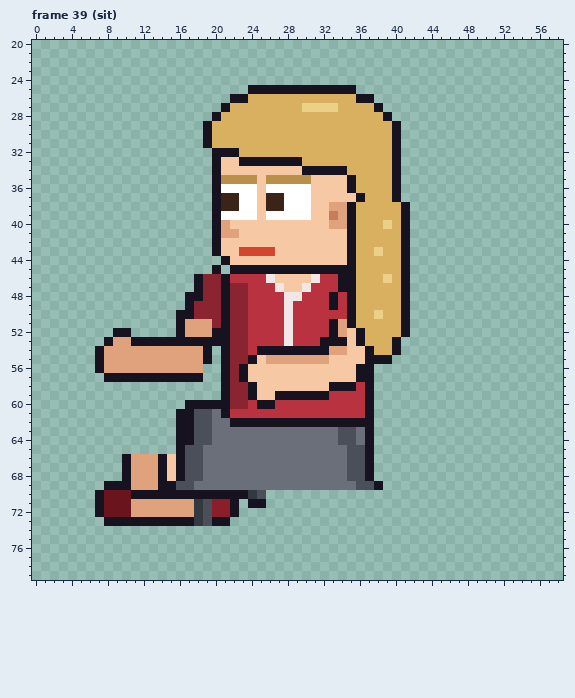
File history of a pixel-art file, sprites/clients/client_karen_left_anim.aseprite. Above, as it was before the edit.
64x80 pixels, 129 frames. Shown: frame 39 (sit): x 0..58, y 20..79. The old version is drawn lined up with the new one. The commit also changed other frames, which this record leaves out.
The same view after the edit:
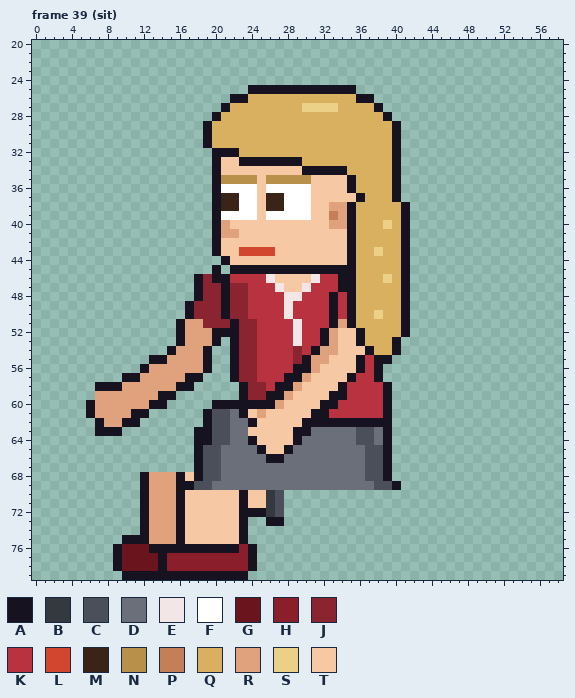
Palette (. is transparent): A #17121f  B #34383f  C #4a4f5a  D #6a6f7a  E #f2e6e6  F #ffffff  G #6a141e  H #8a1e2a  J #8a2430  K #b8333f  L #d2452e  M #3a2418  N #b8904a  P #c47e58  Q #d8b060  R #e0a27c  S #ebd088  T #f6c9a4
Diff:
whole drawing moved by -2,-6 (the old picture is shown already moved)
Frame 39 (sit):
y 46: x 20 J -> A
y 48: x 17 A -> .
y 50: x 16 A -> .; x 33 K -> A
y 51: x 19 R -> J; x 21..22 AJ -> JA; x 24 K -> J; x 28..29 EK -> KE
y 52: x 9..10 AA -> ..; x 22 J -> A; x 24 K -> J; x 28..29 EK -> KE; x 32..34 KAR -> ART
y 53: x 8..15 ARRAAAAA -> ........; x 17..19 AAA -> RRR; x 21..22 AJ -> .A; x 24 K -> J; x 28..29 EK -> KE; x 33..34 AA -> RT
y 54: x 7..15 ARRRRRRRR -> ........A; x 21..22 AJ -> .A; x 24..30 KAAAAAA -> JKKKKJK; x 32 A -> R; x 34 R -> T
y 55: x 7..14 ARRRRRRR -> ......AA; x 21..22 AJ -> .A; x 24..30 ATRRRRR -> JKKKKJA; x 36..37 TA -> AK
y 56: x 7..12 ARRRRR -> .....A; x 19 . -> A; x 21..31 AJATTTTTTTT -> .AJJKKKKAAR; x 37..38 A. -> KA
y 57: x 8..9 AA -> ..; x 12..16 AAAAA -> RRRRR; x 21..30 AJATTTTTTT -> .AJJKKKAAR; x 35..38 TAA. -> AKKA
y 58: x 7..17 ........... -> AAARRRRRRAA; x 21..29 AJJATTTTT -> ..AJJKAAR; x 33 A -> T; x 35 A -> K; x 37..39 A.. -> KKA
y 59: x 7..15 ......... -> RRRRRRRAA; x 21..26 AJJATT -> ..AJJA; x 28..34 AAAAAKK -> RTTTTAA; x 37..39 A.. -> KKA
y 60: x 6..14 ......... -> ARRRRRRAA; x 17..19 AAA -> ...; x 22..24 JJK -> AAA; x 27..33 KKKKKKK -> RTTTTAA; x 37..39 A.. -> KKA
y 61: x 6..12 ....... -> ARRRRAA; x 16..32 AACCDAKKKKKKKKKKK -> ...ACCDATRTTTTTAA; x 37..39 A.. -> KKA
y 62: x 7..11 ..... -> ARRAA; x 16..23 AACCDDAA -> ...ACCDD; x 25..29 AAAAA -> TTTTT; x 38..39 .. -> AA
y 63: x 7..9 ... -> AAA; x 16..21 AACCDD -> ..AACC; x 24..30 DDDDDDD -> TTTTTAA; x 34..39 CCDA.. -> DDCCDA
y 64: x 16..21 AACCDD -> ..AACC; x 24..29 DDDDDD -> ATTTTA; x 34..39 CCDA.. -> DDCCDA
y 65: x 16..20 ACCDD -> ..ACC; x 25..28 DDDD -> ATTA; x 35..39 CCA.. -> DDCCA
y 66: x 10..20 ARRRATACCDD -> ........ACC; x 26..27 DD -> AA; x 35..39 CCA.. -> DDCCA
y 67: x 10..20 ARRRATACCDD -> ........ACC; x 35..39 CCA.. -> DDCCA
y 68: x 10..12 ARR -> ..A; x 14..15 AT -> RR; x 17..20 CCDD -> TACC; x 35..39 CCA.. -> DDCCA
y 69: x 8..12 AAARR -> ....A; x 14..19 AACCDD -> RRAACC; x 36..40 CCA.. -> DDCCA
y 70: x 7..11 AGGGA -> .....; x 13..15 AAA -> RRR; x 17..22 AAAAAA -> TTTTTT; x 24..27 BC.. -> TTBC
y 71: x 7..12 AGGGRR -> .....A; x 16..27 RRBCHHA.AA.. -> ATTTTTTATTBC
y 72: x 7..12 AGGGRR -> .....A; x 16..27 RRBCHHA..... -> ATTTTTTAAABC
y 73: x 8..11 AAAA -> ....; x 13..15 AAA -> RRR; x 17..23 ABCAA.. -> TTTTTTA; x 26..27 .. -> AA
y 74: x 12..23 ............ -> ARRRATTTTTTA
y 75: x 10..23 .............. -> AAARRRATTTTTTA
y 76: x 9..24 ................ -> AGGGAAAAAAAAAAHA
y 77..78: x 9..24 ................ -> AGGGGAHHHHHHHHHA
y 79: x 10..23 .............. -> AAAAAAAAAAAAAA
Where, in picture pixels (left, top, right, bottom), the same in both pictures:
changed: (86, 274, 401, 580)
